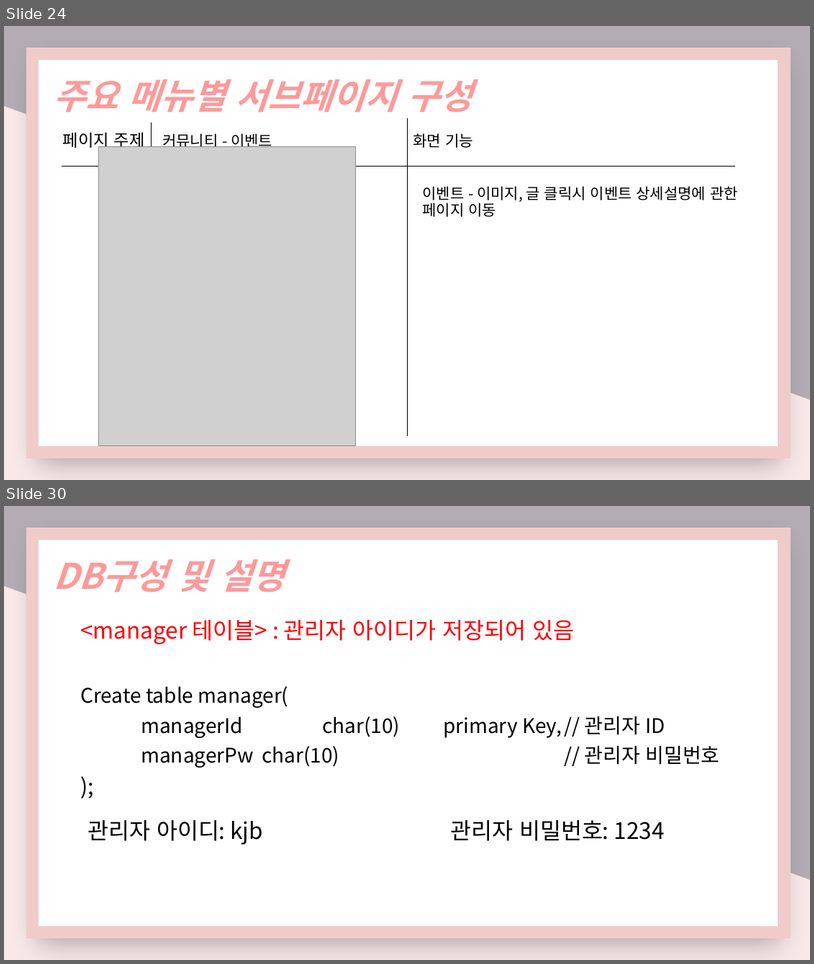
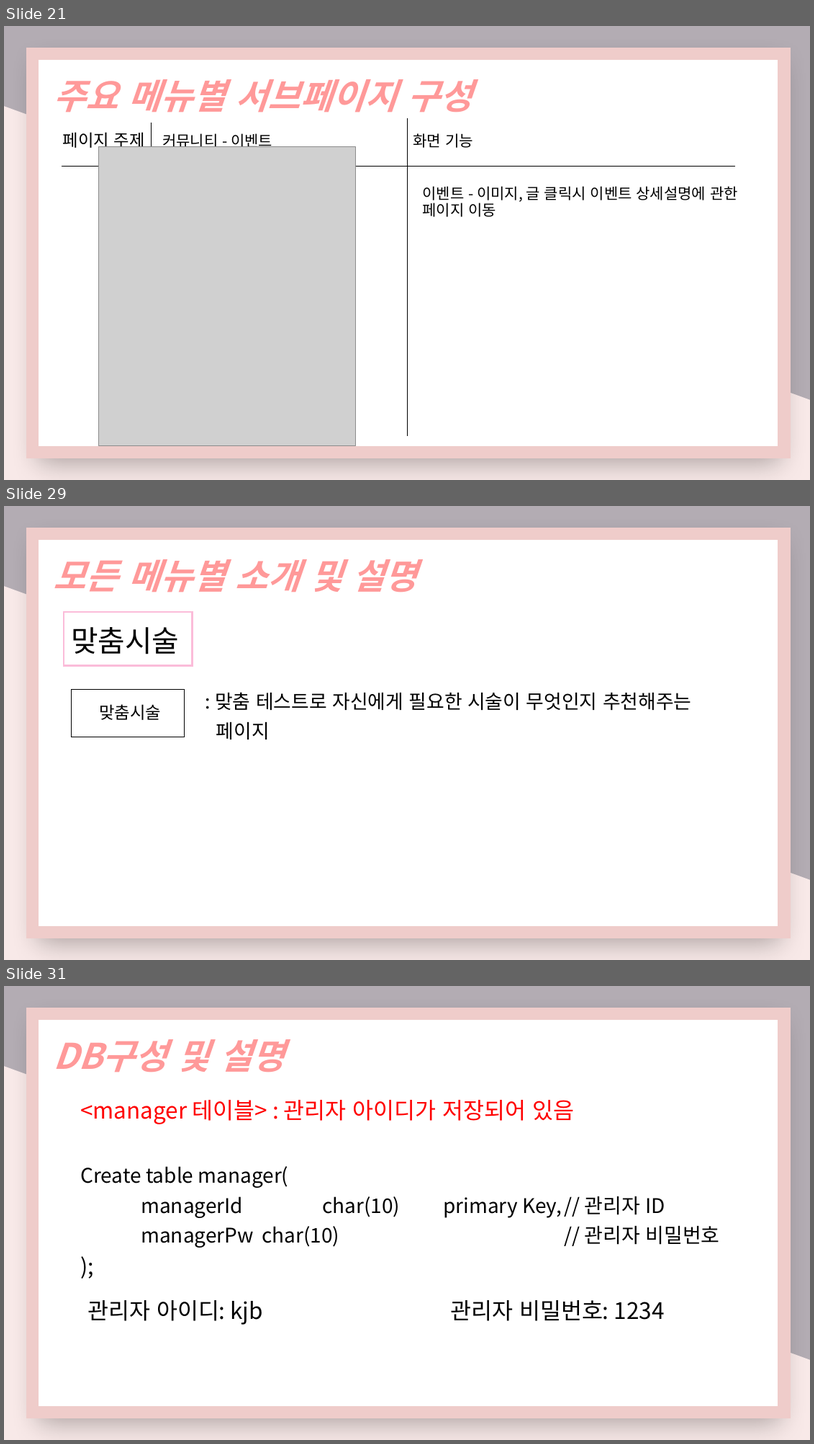
Before and after one commit to nimi2838/thecare, a slide deck: 졸작 기획서.pptx. Shown one above the other, each under a label of ours: slides 24 and 30 before the commit, slides 21, 29 and 31 after it; the slides between them are not shown. The pictures are 814x964 and 814x1444 pixels, drawn with LibreOffice and Linux fonts; fonts in the diff are those of the drawing; grey boxes stand for pictures. Boxes give left, top, right and bottom in pixels: in the first picture for what was removed or moved away, otherwise in the second. Text is boxed around its words. In the diff, an @@ line names an element or a change of style, - is before the commit and + after.

```diff
--- a/졸작 기획서.pptx
+++ b/졸작 기획서.pptx
@@ slide 29 added at [4,506,810,960], background gradient #B3ACB3 to #F8E9E8 @@
@@ rectangle added at [32,534,785,932], fill #FFFFFF, outline #D9D9D9 14.75 pt @@
@@ text added at [53,559,417,592], 42 pt, text #FF9999, bold, italic @@
+모든 메뉴별 소개 및 설명
@@ rectangle added at [64,612,193,666], outline #FBBCD9 2 pt @@
@@ text added at [71,627,179,654], 35 pt, text #000000 @@
+맞춤시술
@@ rectangle added at [71,690,184,736], outline #000000 1 pt @@
@@ text added at [215,692,692,739], 23 pt, text #000000 @@
+: 맞춤 테스트로 자신에게 필요한 시술이 무엇인지 추천해주는
+페이지
@@ text added at [99,704,161,720], 20 pt, text #000000 @@
+맞춤시술
@@ what was slide 24 is now slide 21 @@
@@ what was slide 30 is now slide 31 @@
```
Also in this commit, not shown: 7 slides changed, 3 other slides added, 3 slides removed, 8 other files.
